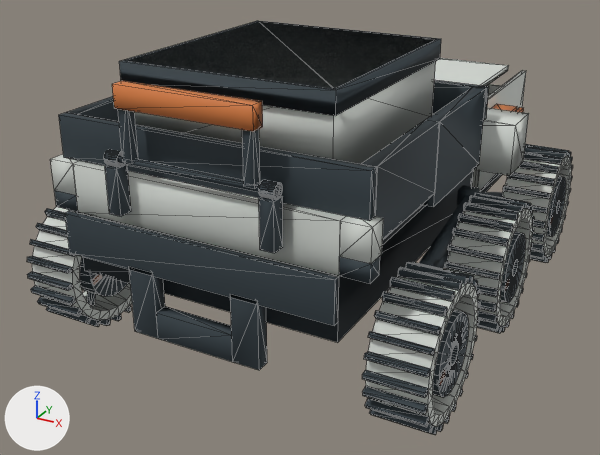
The glTF model art/source/units/tuoyun-r1/tuoyun-r1.gltf, before and after one commit.
One viewpoint serves both versions: a 50 mm lens placed at (1.154, -2.32, 1.341), pointed at (-0.116, -0.011, 0.186). Lighting does not change. The marker at lower left points along +X, +Y and +Z. The picture after the commit comes second. Mesh edges are drawn as thin lines on the coarser meshes. Where no turn or scale is listed for an object, it has been applied to the vertices. Vertices at exactly the same position are counted once.

Objects in the first picture: 'Body', 'CargoBox', 'Chassis', 'Head', 'HoodLid', 'RearLock', 'Rocker_R', 'Wheel_LR', 'Wheel_RF', 'Wheel_RM', 'Wheel_RR' and 1 more.
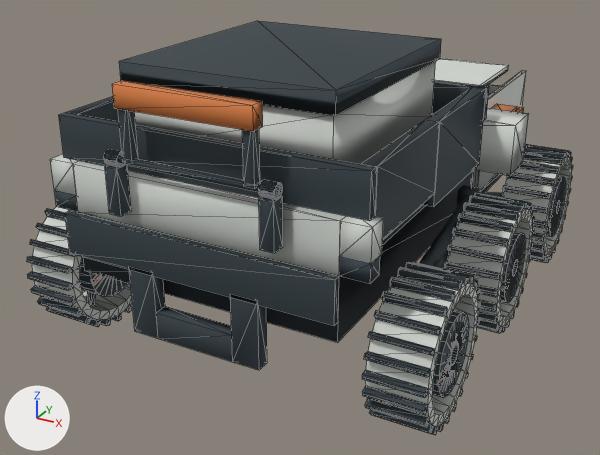
What differs and where, as boxes [x1, y1, x2, y2] in the pictures (600 x 455 px; the box of a moved part takes in the faces that stretch with it):
part 1 of me_cargobox, moved or reshaped: before [126, 22, 436, 164]; after [135, 61, 436, 164]

The change in detail:
me_cargobox has 24 vertices, 36 faces and spans x -0.32..0.32, y -0.35..0.35, z 0.0..0.38.
me_cargobox is used by ob_cargobox; location (0.0, -0.28, 0.48).
Before the commit, vertices of me_cargobox: 10 (-0.31, 0.34, 0.38) at pixel (258, 21), 11 (0.31, 0.34, 0.38) at pixel (437, 39), 14 (-0.31, -0.34, 0.38) at pixel (124, 60), 15 (0.31, -0.34, 0.38) at pixel (334, 89).
Part 1, on me_cargobox:
Vertices 10, 11, 14, 15 of me_cargobox move by (0.0, 0.0, -0.06).
